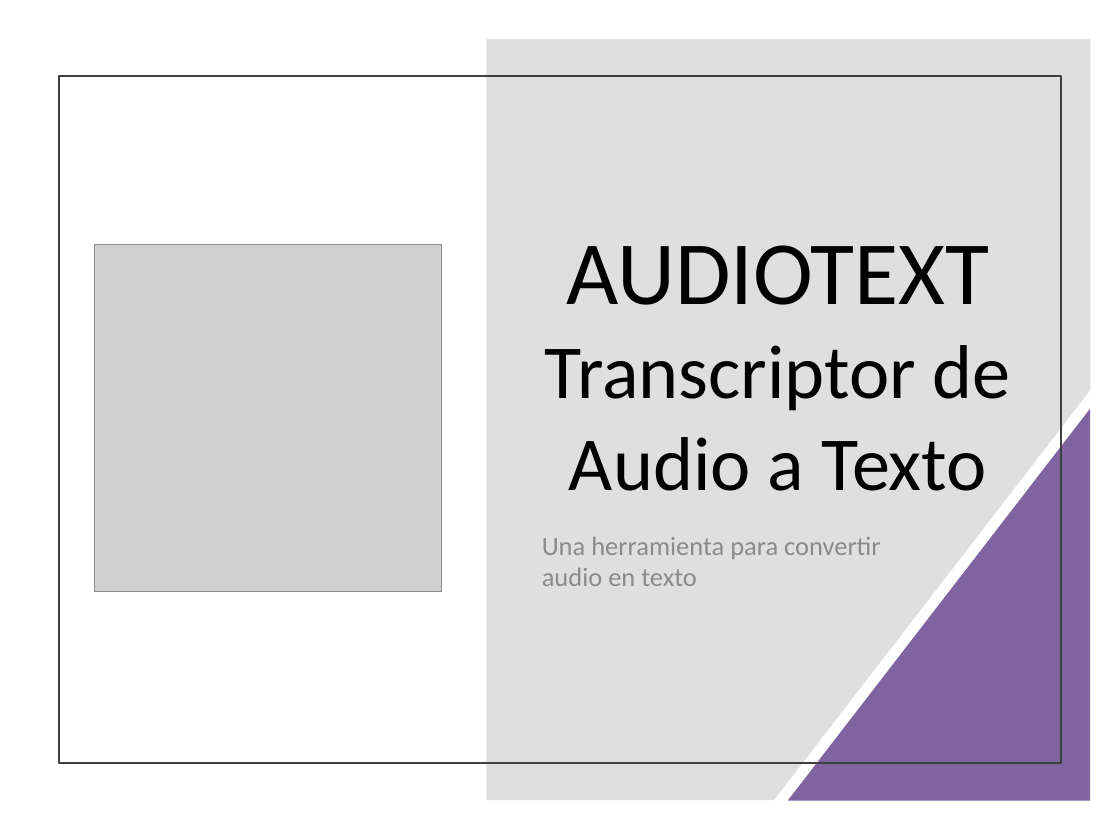
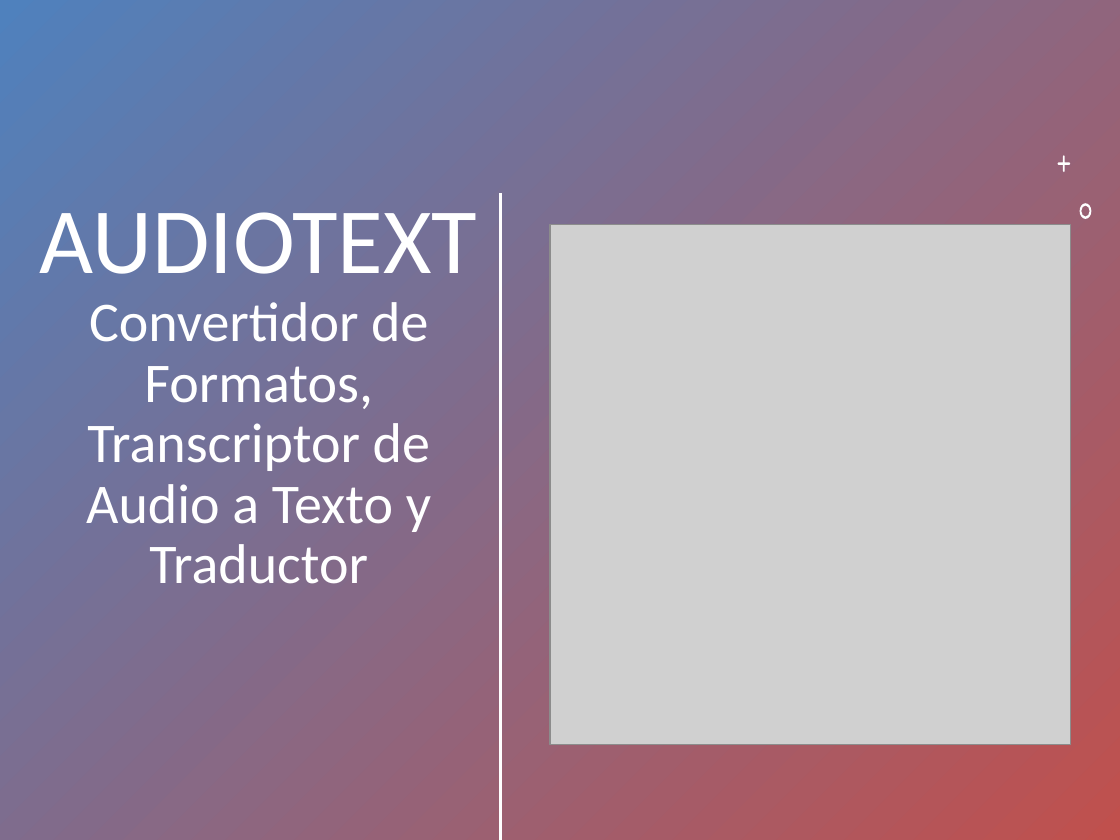
Before and after one commit to jonatha1992/Transcriptor, a slide deck: slide 1 of Presentacion_Transcriptor.pptx. Drawn at 1120x840 pixels with LibreOffice and Linux fonts; fonts in the diff are those of the drawing; grey boxes stand for pictures. Boxes give left, top, right and bottom in pixels: in the first picture for what was removed or moved away, otherwise in the second. Text is boxed around its words. In the diff, an @@ line names an element or a change of style, - is before the commit and + after.

```diff
--- a/Presentacion_Transcriptor.pptx
+++ b/Presentacion_Transcriptor.pptx
@@ rectangle resized from (x1=59, y1=76, x2=1061, y2=763) to (x1=0, y1=0, x2=1120, y2=840) @@
@@ rectangle at (x1=0, y1=0, x2=1120, y2=840): fill none to gradient #4F81BD to #C0504D; outline #404040 1.5 pt to none @@
@@ freeform shape removed at (x1=486, y1=39, x2=1090, y2=800) @@
@@ freeform shape added at (x1=1057, y1=156, x2=1070, y2=172), fill #FFFFFF @@
@@ title "AUDIOTEXT Convertidor de Formatos, Transcriptor ..." at (x1=40, y1=212, x2=477, y2=584): vertical alignment bottom to top @@
@@ line added from (501, 195) to (501, 839), #FFFFFF 2 pt @@
@@ freeform shape added at (x1=1080, y1=203, x2=1091, y2=218), fill #FFFFFF @@
@@ title at (x1=40, y1=212, x2=477, y2=584): text changed; size 49 to 36 pt; text colour #000000 to #FFFFFF @@
-AUDIOTEXT
-Transcriptor de Audio a Texto
+AUDIOTEXT
+Convertidor de Formatos, Transcriptor de Audio a Texto y Traductor
@@ picture resized from (x1=95, y1=244, x2=442, y2=591) to (x1=550, y1=225, x2=1071, y2=746) @@
@@ right triangle removed at (x1=787, y1=409, x2=1090, y2=801) @@
@@ subtitle removed at (x1=542, y1=537, x2=881, y2=586) @@
-Una herramienta para convertir audio en texto
```
Also in this commit, not shown: 4 other slides changed, 3 slides added, 3 other files.
